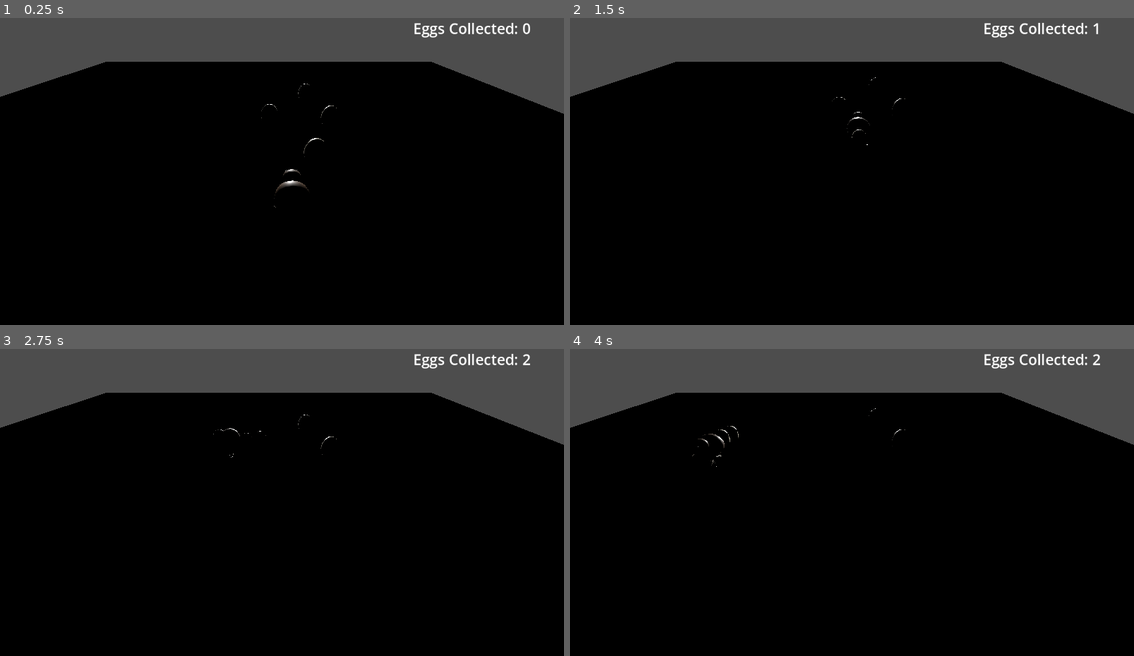
Above: before the commit, frames 1-4 (two rows, left to right).
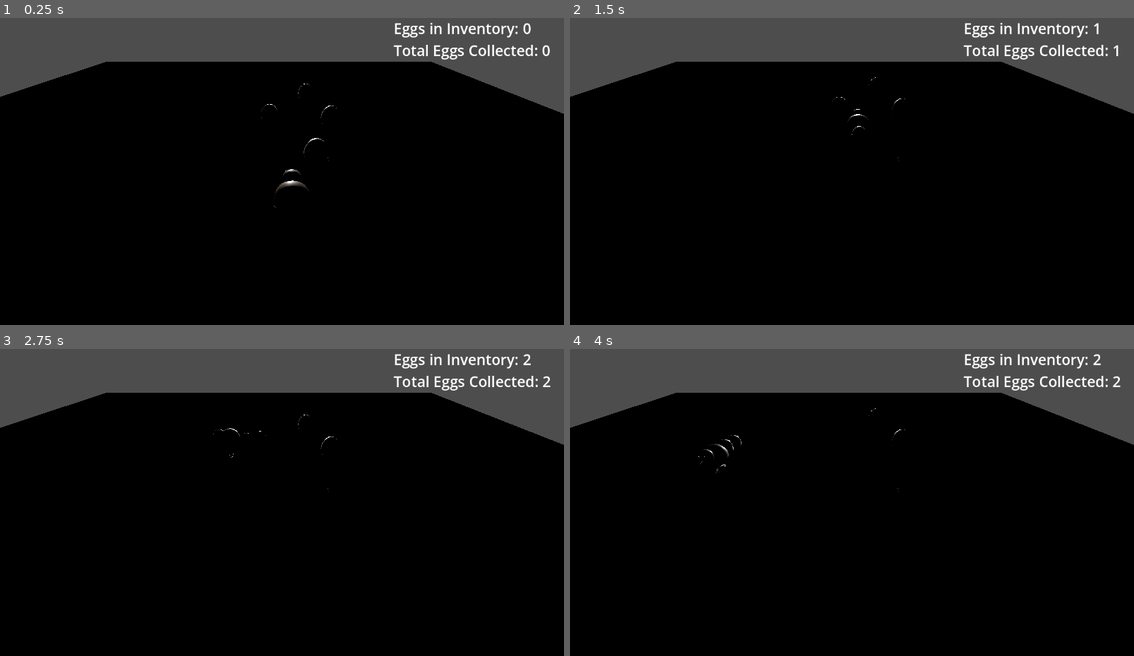
Above: after the commit, the same moments.

Repository: nsoilis/KiwiBirdGame
Game: Godot game, scene res://Test.tscn
Same seed, same stepped clock (60 frames per second), same inputs: the game is played once before the commit and once after it.
Inputs:
- Up to frame 1 (0.25 s): no input
- Up to frame 2 (1.5 s): tap Enter (ui_accept) at 0.5, 0.77, 0.8, 1.07, 1.35 s; hold Up (ui_up) from 0.53 s (still down); tap Space (A, bound only after the commit) at 0.6 s
- Up to frame 3 (2.75 s): tap Enter (ui_accept) at 1.52, 1.82, 2.3 s; tap Space (A, bound only after the commit) at 1.55, 2.1 s; release Up (ui_up) at 2.03 s; hold Left (ui_left) from 2.03 s (still down)
- Up to frame 4 (4 s): tap Enter (ui_accept) at 2.75, 3.02, 3.32, 3.6, 3.77 s; tap Space (A, bound only after the commit) at 2.85 s; release Left (ui_left) at 3.53 s; hold Down (ui_down) from 3.53 s (still down)

The runs differ from the first frame. In frame 1, 0.9% of the frame differs, in the area x 58-98%, y 1-47%; in frame 2, 1.0%; in frame 3, 0.9%; in frame 4, 1.1%, in the area x 21-98%, y 1-47%.

Commit message:
Modified Egg counting

Diff:
--- /dev/null
+++ b/Nest.tscn
@@ -0,0 +1,32 @@
+[gd_scene load_steps=6 format=3 uid="uid://bb7labbqujjvw"]
+
+[ext_resource type="Script" path="res://nest.gd" id="1_bigff"]
+
+[sub_resource type="CylinderMesh" id="CylinderMesh_r7h4r"]
+
+[sub_resource type="StandardMaterial3D" id="StandardMaterial3D_2ak3u"]
+albedo_color = Color(0.269621, 0.144679, 0.0420141, 1)
+
+[sub_resource type="CylinderShape3D" id="CylinderShape3D_1qyef"]
+height = 0.564427
+
+[sub_resource type="CylinderShape3D" id="CylinderShape3D_6wrsb"]
+
+[node name="Nest" type="StaticBody3D"]
+script = ExtResource("1_bigff")
+
+[node name="MeshInstance3D" type="MeshInstance3D" parent="."]
+transform = Transform3D(10, 0, 0, 0, 0.0284898, 0, 0, 0, 10, 0.00666189, 0.0170532, 0.000377893)
+mesh = SubResource("CylinderMesh_r7h4r")
+skeleton = NodePath("../CollisionShape3D")
+surface_material_override/0 = SubResource("StandardMaterial3D_2ak3u")
+
+[node name="CollisionShape3D" type="CollisionShape3D" parent="."]
+transform = Transform3D(10, 0, 0, 0, 0.306, 0, 0, 0, 10, 0.00666189, 0.100201, 0.000377893)
+shape = SubResource("CylinderShape3D_1qyef")
+
+[node name="DropZone" type="Area3D" parent="."]
+
+[node name="CollisionShape3D" type="CollisionShape3D" parent="DropZone"]
+transform = Transform3D(10, 0, 0, 0, 0.5, 0, 0, 0, 10, 0, 0.582332, 0)
+shape = SubResource("CylinderShape3D_6wrsb")
--- a/Test.tscn
+++ b/Test.tscn
@@ -1,8 +1,9 @@
-[gd_scene load_steps=6 format=3 uid="uid://bee0uefg24alx"]
+[gd_scene load_steps=7 format=3 uid="uid://bee0uefg24alx"]
 
 [ext_resource type="PackedScene" uid="uid://cphy4yby3m0cu" path="res://kiwi_bird_skele_working_2.tscn" id="1_734ff"]
 [ext_resource type="Script" path="res://test.gd" id="1_iixur"]
 [ext_resource type="PackedScene" uid="uid://dgmgrsmcanddh" path="res://egg.tscn" id="2_410ek"]
+[ext_resource type="PackedScene" uid="uid://bb7labbqujjvw" path="res://Nest.tscn" id="4_5di4r"]
 
 [sub_resource type="BoxShape3D" id="BoxShape3D_i1nmo"]
 size = Vector3(13.1318, 1, 14.6123)
@@ -34,10 +35,10 @@
 [node name="EggCounterLabel" type="Label" parent="CanvasLayer"]
 anchors_preset = 10
 anchor_right = 1.0
-offset_left = 844.0
+offset_left = 804.0
 offset_top = 20.0
 offset_right = -20.0
-offset_bottom = 73.0
+offset_bottom = 112.0
 grow_horizontal = 2
 theme_override_font_sizes/font_size = 30
 
@@ -57,3 +58,6 @@
 
 [node name="Camera3D" type="Camera3D" parent="."]
 transform = Transform3D(1, 0, 0, 0, 0.784094, 0.620642, 0, -0.620642, 0.784094, 2.75461, 9.41676, 9.01491)
+
+[node name="Nest" parent="." instance=ExtResource("4_5di4r")]
+transform = Transform3D(1, 0, 0, 0, 1, 0, 0, 0, 1, 10.6961, 1.57621, -1.51036)
--- /dev/null
+++ b/drop_zone.gd
@@ -0,0 +1,35 @@
+extends Area3D
+
+# Signal to notify when an egg is deposited
+signal egg_deposited(egg)
+
+func _ready():
+	# Connect the body_entered signal to handle eggs entering the area
+	connect("body_entered", Callable(self, "_on_body_entered"))
+
+func _on_body_entered(body):
+	if body == null:
+		print("Error: Null object entered the nest.")
+		return
+
+	print("Object entered the nest:", body.name, "Type:", body.get_class())
+
+	# Check if the object is an egg using metadata
+	if body is Node3D and body.has_meta("is_egg") and body.get_meta("is_egg"):
+		print("Valid egg entered the nest:", body.name)
+
+		# Remove the egg from its current parent and add it to the nest
+		if body.get_parent():
+			body.get_parent().call_deferred("remove_child", body)
+
+		call_deferred("add_child", body)
+		body.global_position = global_transform.origin + Vector3(0, 0.5, 0)
+
+		# Play animation if available
+		var anim = body.get_node_or_null("AnimationPlayer")
+		if anim:
+			anim.play("BounceAnimation")
+
+		emit_signal("egg_deposited", body)
+	else:
+		print("Object is not a valid egg or lacks metadata:", body.name, "| Type:", body.get_class())
--- a/egg.gd
+++ b/egg.gd
@@ -1,5 +1,6 @@
 extends Node3D
 
+var is_egg: bool = true
 var is_on_floor: bool = true  # Tracks if the egg is on the ground
 
 func check_if_on_floor() -> void:
@@ -9,5 +10,5 @@
 	else:
 		is_on_floor = false
 
-func _process(_delta: float) -> void:
+func _process(_delta: float) -> void:  # Suppress unused parameter warning
 	check_if_on_floor()
--- a/egg_area.gd
+++ b/egg_area.gd
@@ -1,7 +1,5 @@
 extends Area3D  # `EggArea` is still an `Area3D` type under the hood
 
-# Signal to notify when the egg is collected
-signal egg_collected
 
 func _ready():
 	# Connect the `body_entered` signal to detect when the player enters the area
--- a/kiwi_bird_skele_working_2.gd
+++ b/kiwi_bird_skele_working_2.gd
@@ -4,39 +4,49 @@
 const JUMP_VELOCITY = 4.5
 const TURN_SPEED = 6.0  # Adjust to control how quickly the Kiwi turns
 
-signal egg_collected_signal(egg_count)
 
-var egg_count: int = 0  # Track collected eggs
-var following_eggs: Array = []  # Stores eggs that will follow
+signal egg_collected_signal(egg_count, total_egg_count)
+
+var egg_count: int = 0  # Current eggs in inventory
+var total_egg_count: int = 0  # Total eggs collected (inventory + nest)
+var following_eggs: Array = []  # List of eggs in inventory
 const MAX_FOLLOWING_EGGS = 3  # Maximum eggs that can follow
 
 @onready var animation_player: AnimationPlayer = $KiwiBirdSkeleWorking2/AnimationPlayer
 @onready var egg_follow_point: Marker3D = $EggMarker
 
 func _ready():
+	egg_count = 0  # Replace with saved value if loading
+	total_egg_count = 0  # Replace with saved value if loading
 	# Connect to all eggs in the scene
 	for egg in get_tree().get_nodes_in_group("eggs"):
 		if egg.has_signal("egg_collected"):
 			egg.connect("egg_collected", Callable(self, "_on_egg_collected"))
 
 func _physics_process(delta: float) -> void:
-	# Apply gravity
+	# Add gravity
 	if not is_on_floor():
 		velocity += get_gravity() * delta
 
 	# Handle jump
-	if Input.is_action_just_pressed("ui_accept") and is_on_floor():
+	if Input.is_action_just_pressed("A") and is_on_floor():
 		velocity.y = JUMP_VELOCITY
 
-	# Handle movement
-	var input_dir := Input.get_vector("ui_left", "ui_right", "ui_up", "ui_down")
-	var direction := Vector3(input_dir.x, 0, input_dir.y).normalized()
+	# Get input direction
+	var input_dir = Vector2.ZERO
+
+	# Combine arrow keys and WASD
+	input_dir.x += Input.get_action_strength("move_right") - Input.get_action_strength("move_left")
+	input_dir.y += Input.get_action_strength("move_backward") - Input.get_action_strength("move_forward")
+
+	# Convert 2D input direction to 3D
+	var direction = Vector3(input_dir.x, 0, input_dir.y).normalized()
 
 	if direction.length() > 0:
 		velocity.x = direction.x * SPEED
 		velocity.z = direction.z * SPEED
 
-		# Smoothly rotate the Kiwi
+		# Rotate Kiwi
 		var target_rotation = Vector3(velocity.x, 0, velocity.z).normalized()
 		var current_forward = -global_transform.basis.z
 		var angle = current_forward.angle_to(target_rotation)
@@ -59,16 +69,22 @@
 	_update_following_eggs(delta)
 
 func _on_egg_collected(egg_scene: Node3D):
-	egg_count += 1
-	print("Eggs collected: %d" % egg_count)
-	emit_signal("egg_collected_signal", egg_count)  # Notify the main scene
+	egg_count += 1  # Update the inventory count
+	total_egg_count += 1  # Increment the total eggs collected
+	print("Eggs collected! Inventory:", egg_count, "Total:", total_egg_count)
 
-	# If we have room for following eggs, make it follow
+	# Emit signal with updated counts
+	emit_signal("egg_collected_signal", egg_count, total_egg_count)
+
+	# Add the egg to the following list if there's room
 	if following_eggs.size() < MAX_FOLLOWING_EGGS:
 		egg_scene.get_parent().call_deferred("remove_child", egg_scene)
 		call_deferred("_add_following_egg", egg_scene)
 	else:
 		egg_scene.get_parent().call_deferred("remove_child", egg_scene)
+		egg_scene.queue_free()
+
+
 
 func _add_following_egg(egg_scene: Node3D):
 	add_child(egg_scene)
--- /dev/null
+++ b/mesh_instance_3d.gd
@@ -0,0 +1,11 @@
+extends MeshInstance3D
+
+
+# Called when the node enters the scene tree for the first time.
+func _ready() -> void:
+	pass # Replace with function body.
+
+
+# Called every frame. 'delta' is the elapsed time since the previous frame.
+func _process(delta: float) -> void:
+	pass
--- /dev/null
+++ b/nest.gd
@@ -0,0 +1,48 @@
+extends StaticBody3D  # Use StaticBody3D or your appropriate node type
+
+# Signal to notify when eggs are deposited
+signal eggs_deposited(amount)
+
+@onready var nest_position = $MeshInstance3D  # Change to your mesh or central node for the nest
+
+func _on_body_entered(body):
+	if body is CharacterBody3D:
+		print("Player touched the nest:", body.name)
+
+		# Access the player's inventory
+		var inventory = body.get("following_eggs")  # Adjust based on your player script
+		if inventory.size() == 0:
+			print("No eggs in inventory to deposit!")
+			return
+
+		# Get the number of eggs to deposit
+		var deposit_count = inventory.size()
+
+		# Update counters on the player
+		body.set("egg_count", 0)  # Reset inventory count
+		body.set("total_egg_count", body.get("total_egg_count", 0) + deposit_count)
+
+		# Place the eggs visually in the nest
+		place_eggs_in_nest(deposit_count)
+
+		# Emit signal to notify eggs were deposited
+		emit_signal("eggs_deposited", deposit_count)
+
+		# Clear the inventory list
+		inventory.clear()
+
+func place_eggs_in_nest(count):
+	for i in range(count):
+		# Create a new egg instance (adjust to your egg scene)
+		var egg_scene = preload("res://egg.tscn").instantiate()
+		add_child(egg_scene)
+
+		# Position eggs randomly in the nest (adjust for better placement logic)
+		var random_x = randf_range(-1.5, 1.5)
+		var random_z = randf_range(-1.5, 1.5)
+		egg_scene.global_position = nest_position.global_position + Vector3(random_x, 0.5, random_z)
+
+		# Play the idle animation for the egg
+		var anim = egg_scene.get_node_or_null("AnimationPlayer")
+		if anim:
+			anim.play("IdleAnimation")
--- /dev/null
+++ b/nest_collision.gd
@@ -0,0 +1,11 @@
+extends CollisionShape3D
+
+
+# Called when the node enters the scene tree for the first time.
+func _ready() -> void:
+	pass # Replace with function body.
+
+
+# Called every frame. 'delta' is the elapsed time since the previous frame.
+func _process(delta: float) -> void:
+	pass
--- a/project.godot
+++ b/project.godot
@@ -14,3 +14,64 @@
 run/main_scene="res://Test.tscn"
 config/features=PackedStringArray("4.3", "Forward Plus")
 config/icon="res://icon.svg"
+
+[input]
+
+move_forward={
+"deadzone": 0.5,
+"events": [Object(InputEventKey,"resource_local_to_scene":false,"resource_name":"","device":-1,"window_id":0,"alt_pressed":false,"shift_pressed":false,"ctrl_pressed":false,"meta_pressed":false,"pressed":false,"keycode":0,"physical_keycode":87,"key_label":0,"unicode":119,"location":0,"echo":false,"script":null)
+, Object(InputEventJoypadButton,"resource_local_to_scene":false,"resource_name":"","device":-1,"button_index":11,"pressure":0.0,"pressed":true,"script":null)
+, Object(InputEventJoypadMotion,"resource_local_to_scene":false,"resource_name":"","device":-1,"axis":1,"axis_value":-1.0,"script":null)
+, Object(InputEventKey,"resource_local_to_scene":false,"resource_name":"","device":-1,"window_id":0,"alt_pressed":false,"shift_pressed":false,"ctrl_pressed":false,"meta_pressed":false,"pressed":false,"keycode":0,"physical_keycode":4194320,"key_label":0,"unicode":0,"location":0,"echo":false,"script":null)
+]
+}
+move_backward={
+"deadzone": 0.5,
+"events": [Object(InputEventKey,"resource_local_to_scene":false,"resource_name":"","device":-1,"window_id":0,"alt_pressed":false,"shift_pressed":false,"ctrl_pressed":false,"meta_pressed":false,"pressed":false,"keycode":0,"physical_keycode":83,"key_label":0,"unicode":115,"location":0,"echo":false,"script":null)
+, Object(InputEventJoypadButton,"resource_local_to_scene":false,"resource_name":"","device":-1,"button_index":12,"pressure":0.0,"pressed":true,"script":null)
+, Object(InputEventJoypadMotion,"resource_local_to_scene":false,"resource_name":"","device":-1,"axis":1,"axis_value":1.0,"script":null)
+, Object(InputEventKey,"resource_local_to_scene":false,"resource_name":"","device":-1,"window_id":0,"alt_pressed":false,"shift_pressed":false,"ctrl_pressed":false,"meta_pressed":false,"pressed":false,"keycode":0,"physical_keycode":4194322,"key_label":0,"unicode":0,"location":0,"echo":false,"script":null)
+]
+}
+move_left={
+"deadzone": 0.5,
+"events": [Object(InputEventKey,"resource_local_to_scene":false,"resource_name":"","device":-1,"window_id":0,"alt_pressed":false,"shift_pressed":false,"ctrl_pressed":false,"meta_pressed":false,"pressed":false,"keycode":0,"physical_keycode":65,"key_label":0,"unicode":97,"location":0,"echo":false,"script":null)
+, Object(InputEventJoypadButton,"resource_local_to_scene":false,"resource_name":"","device":-1,"button_index":13,"pressure":0.0,"pressed":true,"script":null)
+, Object(InputEventJoypadMotion,"resource_local_to_scene":false,"resource_name":"","device":-1,"axis":0,"axis_value":-1.0,"script":null)
+, Object(InputEventKey,"resource_local_to_scene":false,"resource_name":"","device":-1,"window_id":0,"alt_pressed":false,"shift_pressed":false,"ctrl_pressed":false,"meta_pressed":false,"pressed":false,"keycode":0,"physical_keycode":4194319,"key_label":0,"unicode":0,"location":0,"echo":false,"script":null)
+]
+}
+move_right={
+"deadzone": 0.5,
+"events": [Object(InputEventKey,"resource_local_to_scene":false,"resource_name":"","device":-1,"window_id":0,"alt_pressed":false,"shift_pressed":false,"ctrl_pressed":false,"meta_pressed":false,"pressed":false,"keycode":0,"physical_keycode":68,"key_label":0,"unicode":100,"location":0,"echo":false,"script":null)
+, Object(InputEventJoypadButton,"resource_local_to_scene":false,"resource_name":"","device":-1,"button_index":14,"pressure":0.0,"pressed":true,"script":null)
+, Object(InputEventJoypadMotion,"resource_local_to_scene":false,"resource_name":"","device":-1,"axis":0,"axis_value":1.0,"script":null)
+, Object(InputEventKey,"resource_local_to_scene":false,"resource_name":"","device":-1,"window_id":0,"alt_pressed":false,"shift_pressed":false,"ctrl_pressed":false,"meta_pressed":false,"pressed":false,"keycode":0,"physical_keycode":4194321,"key_label":0,"unicode":0,"location":0,"echo":false,"script":null)
+]
+}
+A={
+"deadzone": 0.5,
+"events": [Object(InputEventJoypadButton,"resource_local_to_scene":false,"resource_name":"","device":-1,"button_index":0,"pressure":0.0,"pressed":true,"script":null)
+, Object(InputEventKey,"resource_local_to_scene":false,"resource_name":"","device":-1,"window_id":0,"alt_pressed":false,"shift_pressed":false,"ctrl_pressed":false,"meta_pressed":false,"pressed":false,"keycode":0,"physical_keycode":32,"key_label":0,"unicode":32,"location":0,"echo":false,"script":null)
+]
+}
+B={
+"deadzone": 0.5,
+"events": [Object(InputEventJoypadButton,"resource_local_to_scene":false,"resource_name":"","device":-1,"button_index":1,"pressure":0.0,"pressed":true,"script":null)
+]
+}
+X={
+"deadzone": 0.5,
+"events": [Object(InputEventJoypadButton,"resource_local_to_scene":false,"resource_name":"","device":-1,"button_index":2,"pressure":0.0,"pressed":true,"script":null)
+]
+}
+Y={
+"deadzone": 0.5,
+"events": [Object(InputEventJoypadButton,"resource_local_to_scene":false,"resource_name":"","device":-1,"button_index":3,"pressure":0.0,"pressed":true,"script":null)
+]
+}
+Start={
+"deadzone": 0.5,
+"events": [Object(InputEventJoypadButton,"resource_local_to_scene":false,"resource_name":"","device":-1,"button_index":6,"pressure":0.0,"pressed":true,"script":null)
+]
+}
--- a/test.gd
+++ b/test.gd
@@ -4,11 +4,16 @@
 @onready var player: CharacterBody3D = $CharacterBody3D2  # Adjust path to match your player node.
 
 func _ready():
+	var player = $CharacterBody3D2
 	# Initialize the egg counter display to 0
-	egg_counter_label.text = "Eggs Collected: 0"
+	egg_counter_label.text = "Eggs in Inventory: %d\nTotal Eggs Collected: %d" % [
+		player.egg_count,
+		player.total_egg_count
+		]
 	# Connect the player's egg collected signal to this script's method.
 	player.connect("egg_collected_signal", Callable(self, "_update_egg_counter"))
 
-func _update_egg_counter(new_egg_count: int):
-	# Update the text in the label.
-	egg_counter_label.text = "Eggs Collected: %d" % new_egg_count
+
+func _update_egg_counter(inventory_count: int, total_count: int):
+	egg_counter_label.text = "Eggs in Inventory: %d
+	Total Eggs Collected: %d" % [inventory_count, total_count]
